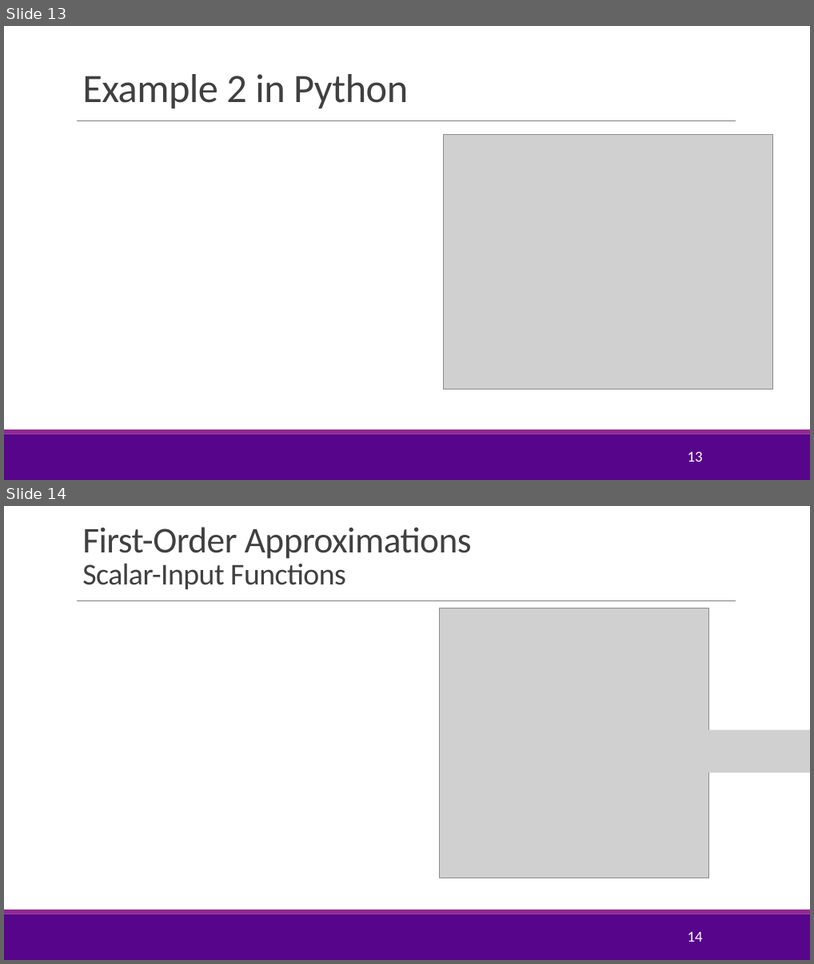
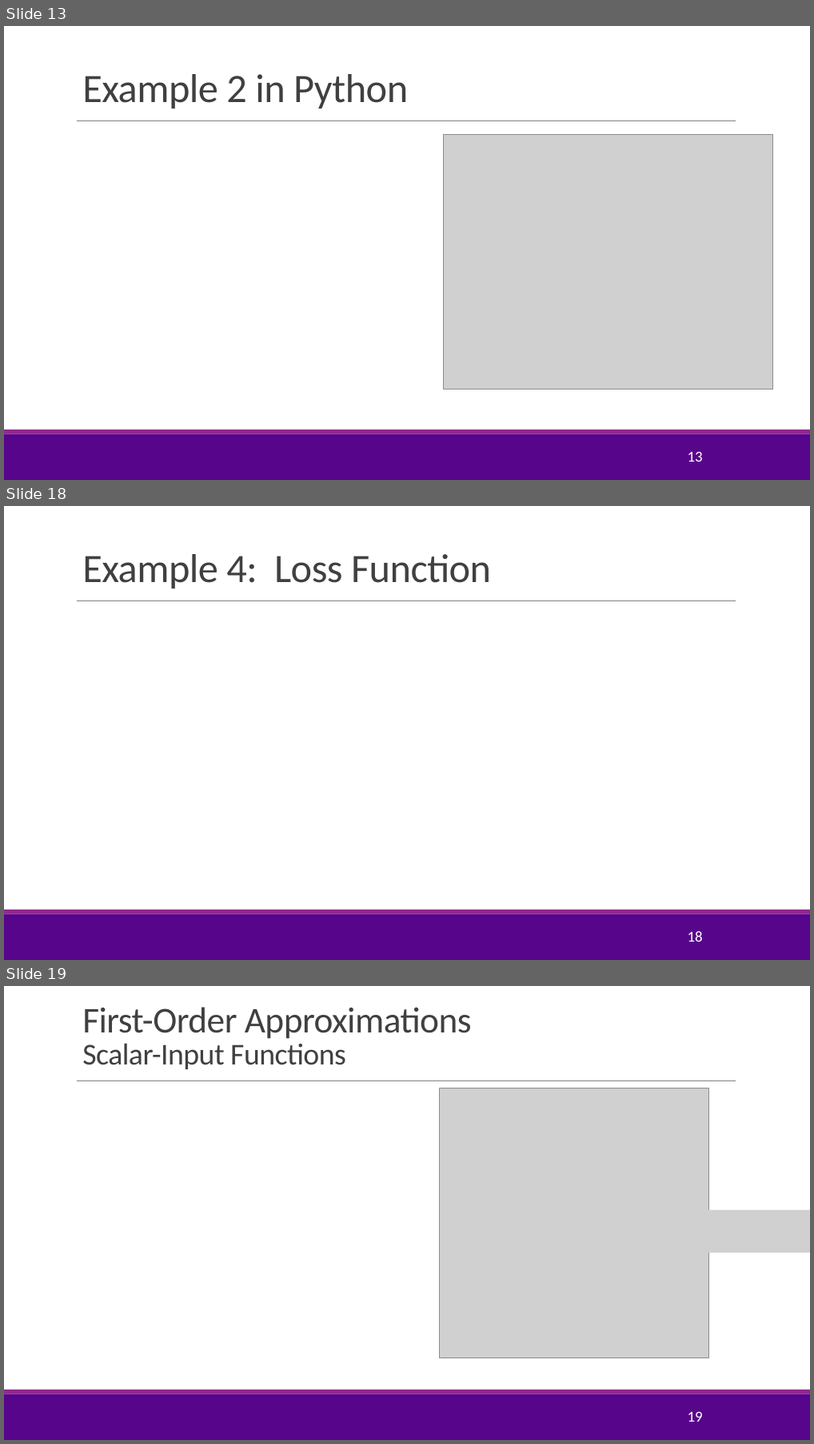
Before and after one commit to sdrangan/introml, a slide deck: lectures/Lect07_Optim.pptx. Shown one above the other, each under a label of ours: slides 13 and 14 before the commit, slides 13, 18 and 19 after it; the slides between them are not shown. The pictures are 814x964 and 814x1444 pixels, drawn with LibreOffice and Linux fonts; fonts in the diff are those of the drawing; grey boxes stand for pictures; background and template pictures are left out. Boxes give left, top, right and bottom in pixels: in the first picture for what was removed or moved away, otherwise in the second. Text is boxed around its words. In the diff, an @@ line names an element or a change of style, - is before the commit and + after.

```diff
--- a/lectures/Lect07_Optim.pptx
+++ b/lectures/Lect07_Optim.pptx
@@ slide 18 added at [4, 506, 810, 960], background #FFFFFF; not listed: 3 template elements that a slide beside it also shows @@
@@ title added at [82, 554, 491, 588], 48 pt, text #404040 @@
+Example 4: Loss Function
@@ page number added at [688, 931, 703, 941], 18 pt, text #FFFFFF @@
+18
@@ what was slide 14 is now slide 19 @@
@@ page number at [688, 1411, 703, 1421]: text changed @@
-14
+19
```
Also in this commit, not shown: 3 slides changed, 2 other slides added, 1 slide removed, 4 other files.
